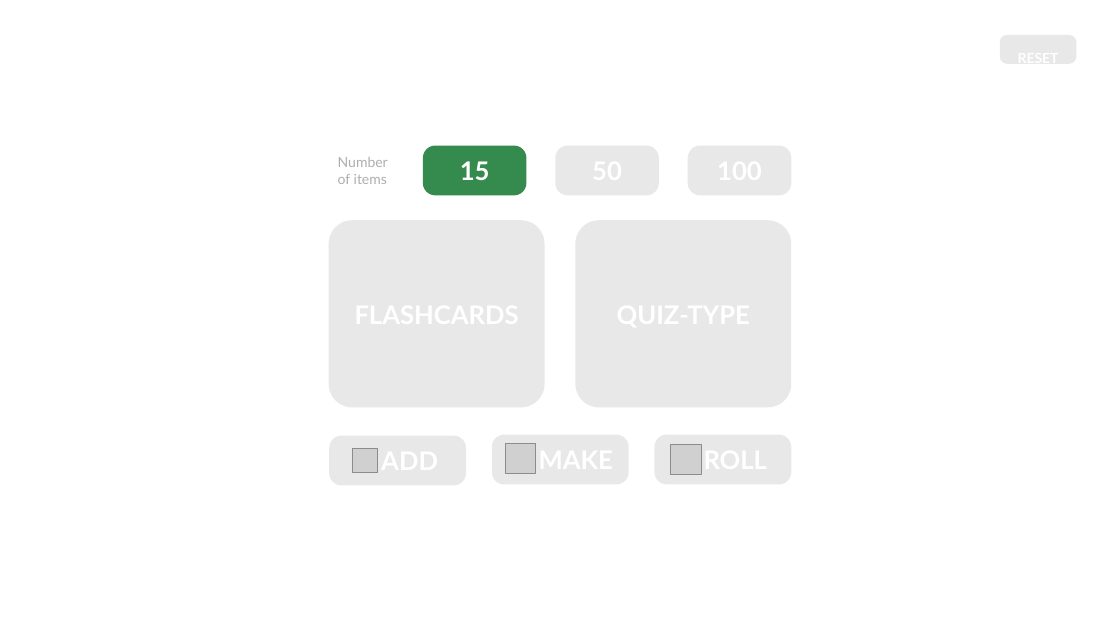
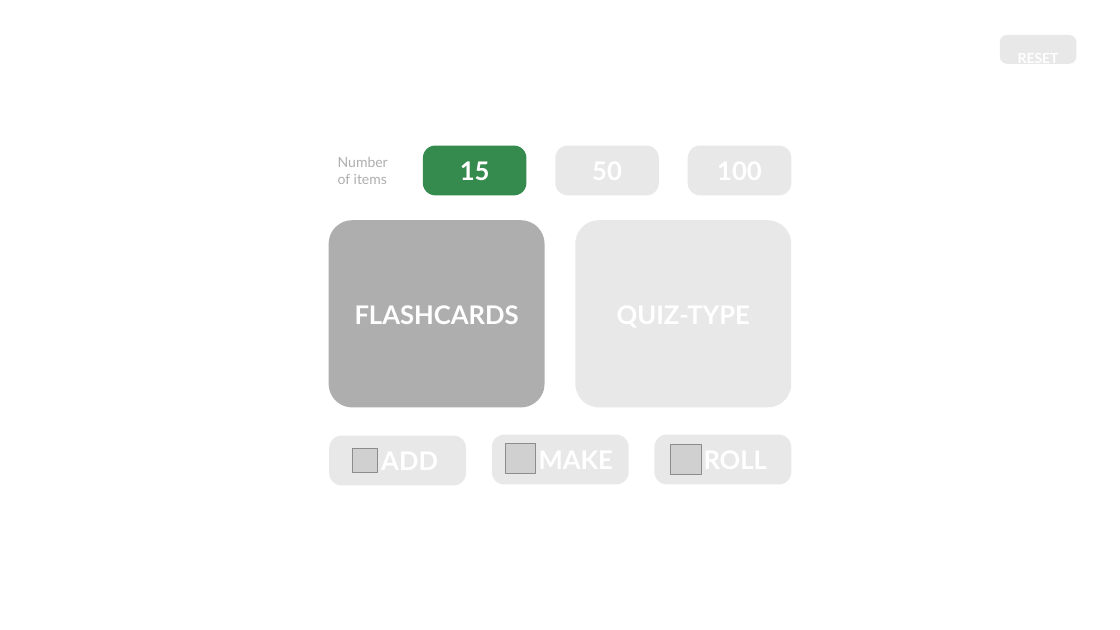
Before and after one commit to JoshuaRifareal/LET-Flashcards, a slide deck: slide 1 of Cards.pptm. Drawn at 1120x630 pixels with LibreOffice and Linux fonts; fonts in the diff are those of the drawing; grey boxes stand for pictures; background and template pictures are left out. Boxes give left, top, right and bottom in pixels: in the first picture for what was removed or moved away, otherwise in the second. Text is boxed around its words. In the diff, an @@ line names an element or a change of style, - is before the commit and + after.

Commit message:
update

```diff
--- a/Cards.pptm
+++ b/Cards.pptm
@@ rounded rectangle "FLASHCARDS" at <box>329,220,544,408</box>: fill #E8E8E8 to #AEAEAE @@
```
